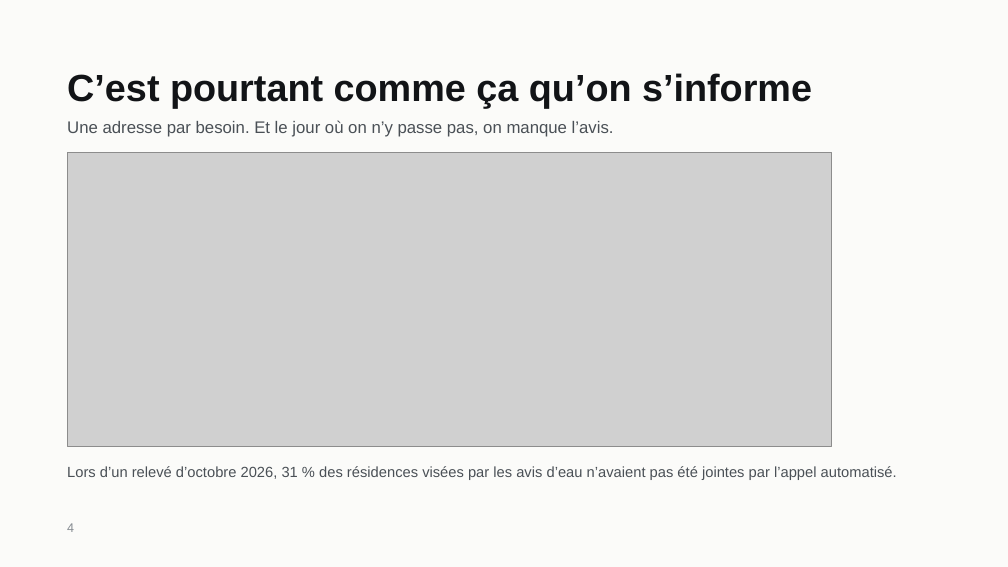
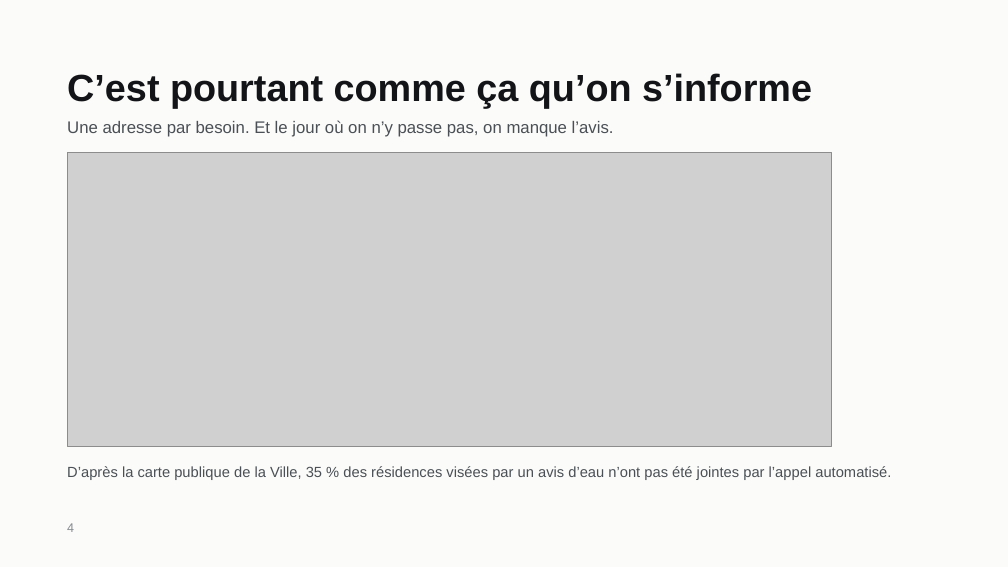
Before and after one commit to gotflo/saguenay_aujourdhui, a slide deck: slide 4 of Saguenay-Aujourdhui.pptx. Drawn at 1008x567 pixels with LibreOffice and Linux fonts; fonts in the diff are those of the drawing; grey boxes stand for pictures. Boxes give left, top, right and bottom in pixels: in the first picture for what was removed or moved away, otherwise in the second. Text is boxed around its words. In the diff, an @@ line names an element or a change of style, - is before the commit and + after.

Commit message:
La démo et le PowerPoint disent la même chose que la vidéo
Le problème et l'objectif expliqués, le chiffre de l'eau recalculé sur la carte de la Ville, le widget au centre, la chronologie refaite. Sur téléphone, la page ne glisse plus sur le côté.

```diff
--- a/Saguenay-Aujourdhui.pptx
+++ b/Saguenay-Aujourdhui.pptx
@@ text at bbox=[67, 466, 891, 480]: text changed @@
-Lors d’un relevé d’octobre 2026, 31 % des résidences visées par les avis d’eau n’avaient pas été jointes par l’appel automatisé.
+D’après la carte publique de la Ville, 35 % des résidences visées par un avis d’eau n’ont pas été jointes par l’appel automatisé.
```
Also in this commit, not shown: 4 other slides changed, 1 slide added, 1 slide removed, 1 other file.
